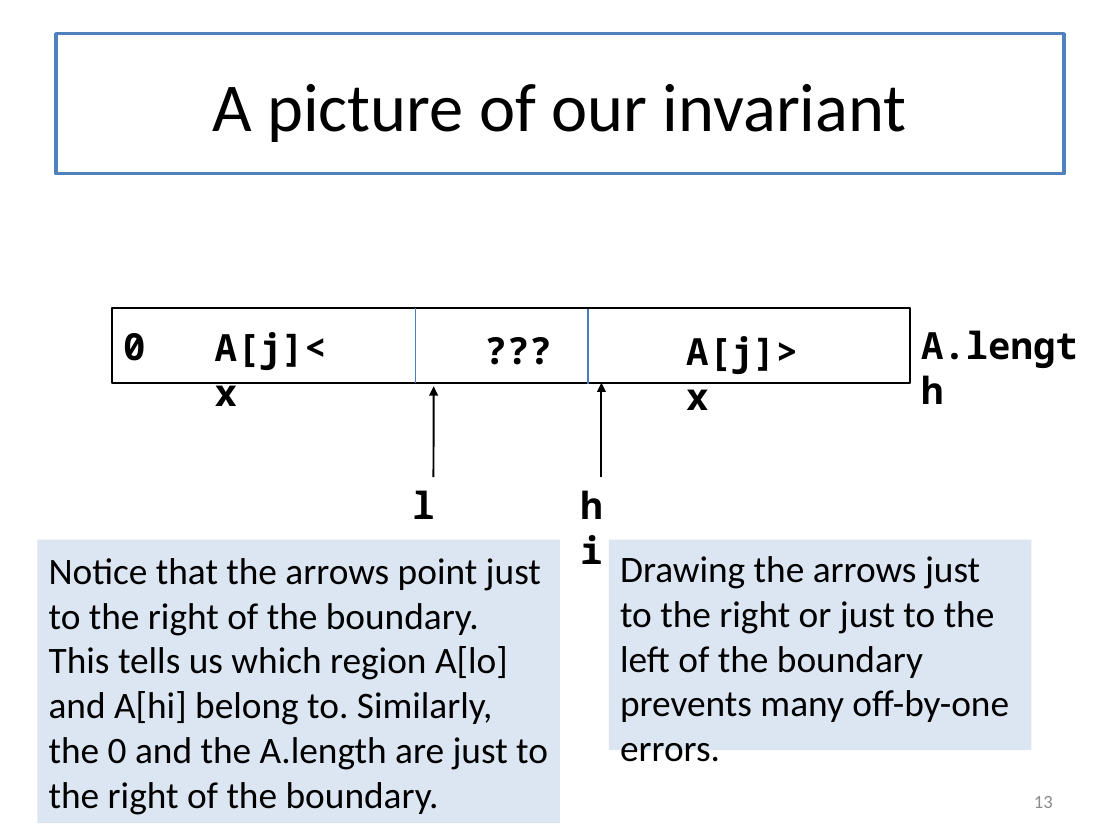
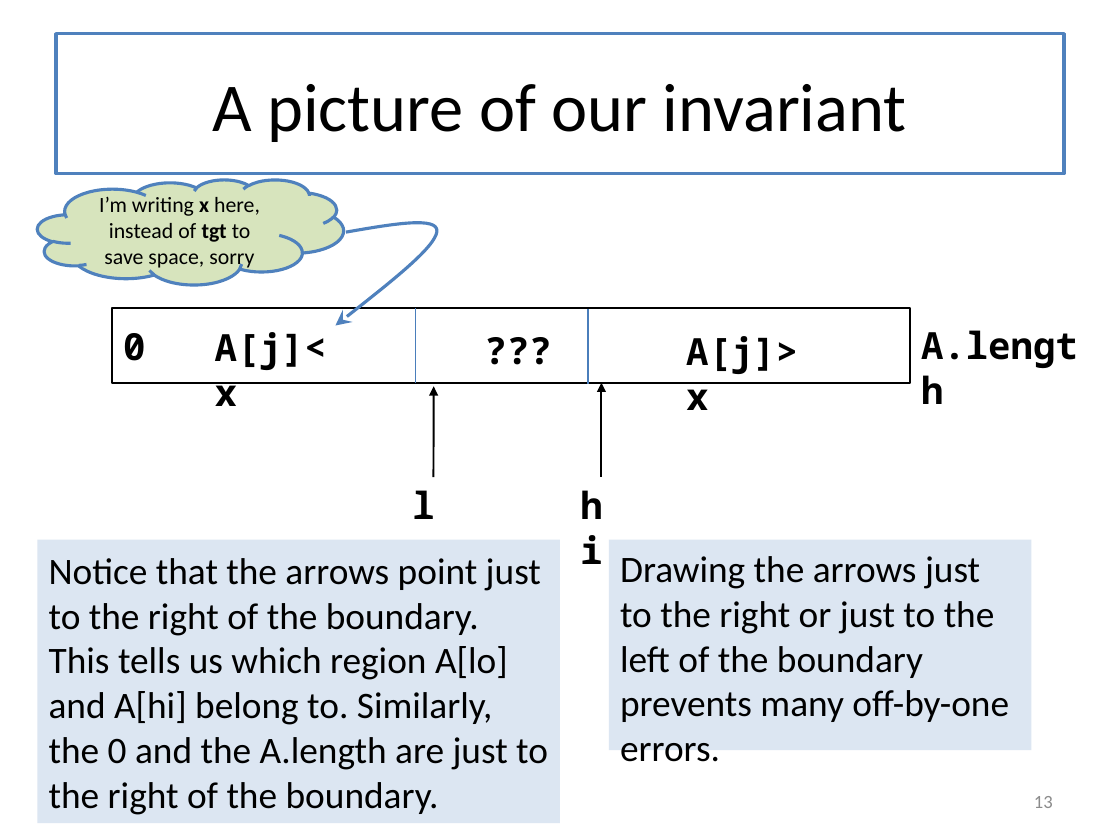
Before and after one commit to mwand/cs5010f17, a slide deck: slide 13 of Slides/Lesson 8.2 Binary Search.pptx. Drawn at 1120x840 pixels with LibreOffice and Linux fonts; fonts in the diff are those of the drawing. Boxes give left, top, right and bottom in pixels: in the first picture for what was removed or moved away, otherwise in the second. Text is boxed around its words. In the diff, an @@ line names an element or a change of style, - is before the commit and + after.

```diff
--- a/Slides/Lesson 8.2 Binary Search.pptx
+++ b/Slides/Lesson 8.2 Binary Search.pptx
@@ cloud added at <box>37,179,343,284</box>, fill #D7E4BD, outline #4F81BD 2 pt, 14 pt, text #000000 @@
+I’m writing x here, instead of tgt to save space, sorry
@@ freeform shape added at <box>335,223,437,326</box>, outline #4F81BD 2 pt @@
```
Also in this commit, not shown: 5 other slides changed, 5 slides added, 1 slide removed, 1 other file.
